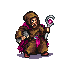
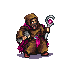
Before/after of a w=72, h=72 layered artwork. What changed in the layer stack:
painted on "head" over [23,11,40,31]
painted on "left-arm" over [15,26,32,44]
painted on "red-mage1.png" over [22,22,42,37]
